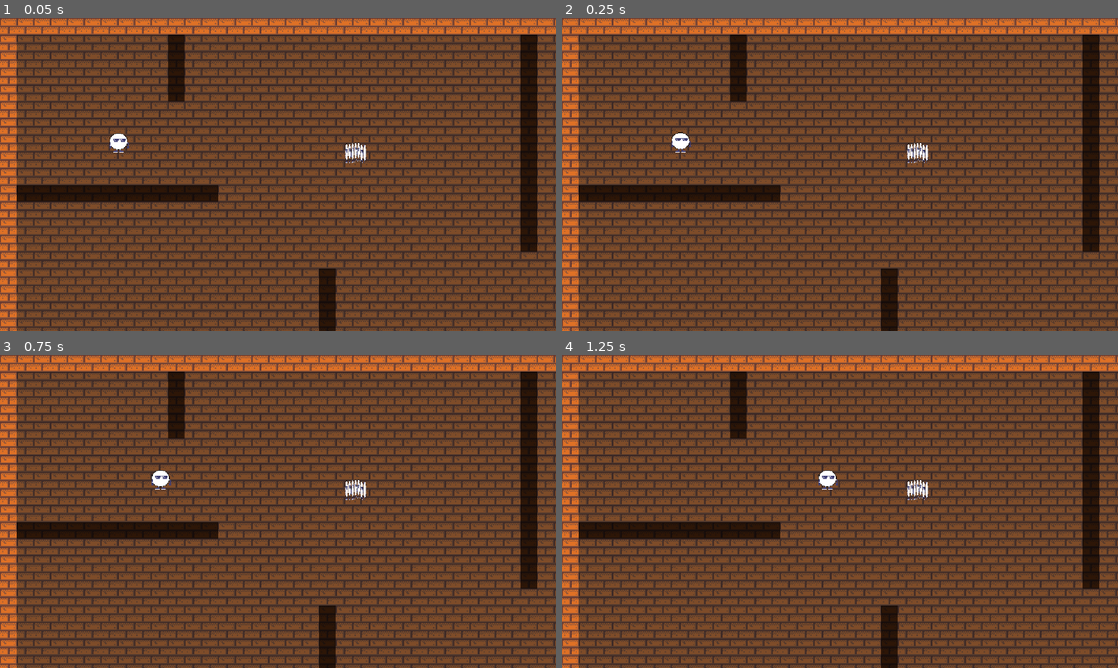
Above: before the commit, frames 1-4 (two rows, left to right).
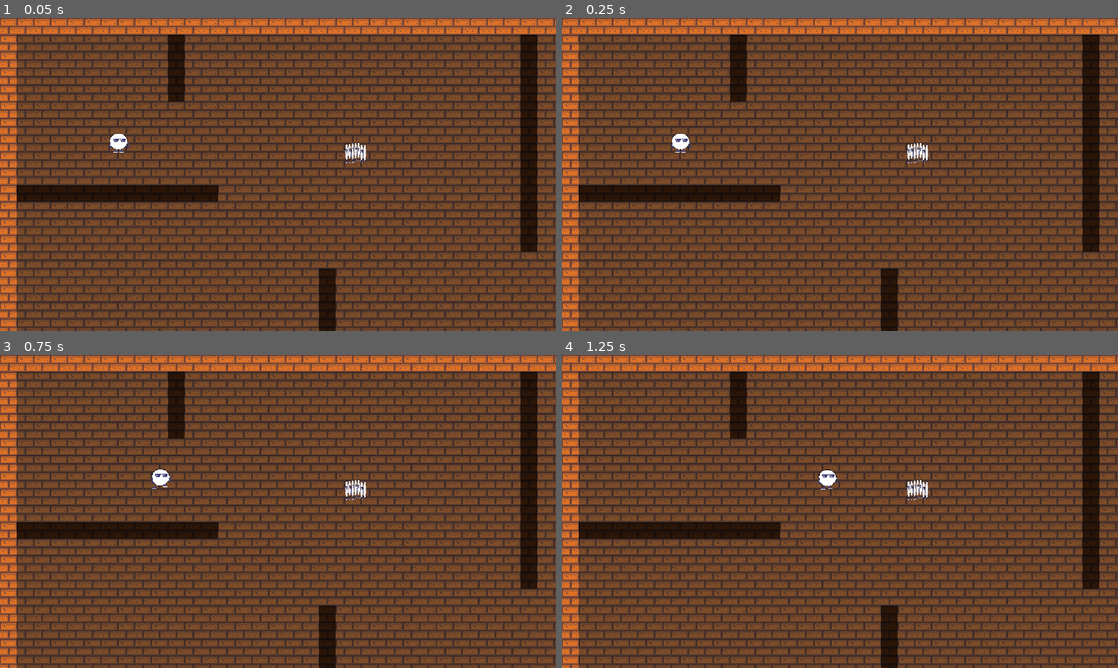
Above: after the commit, the same moments.

Repository: eduardo-kurek/MageMaze
Game: Godot game, scene res://world.tscn
The game is run twice, just before and just after one commit, with the same random seed, the same clock (stepped at 60 frames per second) and the same inputs.
Inputs:
- Up to frame 1 (0.05 s): no input
- Up to frame 2 (0.25 s): no input
- Up to frame 3 (0.75 s): hold D (move_right) from 0.53 s (still down)
- Up to frame 4 (1.25 s): keep holding D (move_right)

Frame 1 is identical in both runs. In frame 2, less than 0.1% of the frame differs, in the area x 19-24%, y 36-43%; in frame 3, 0.1%, in the area x 27-31%, y 36-44%; in frame 4, less than 0.1%.

Commit message:
Adiciona animações

Diff:
--- /dev/null
+++ b/core/common/AnimationHandle.gd
@@ -0,0 +1,2 @@
+class_name AnimationHandle
+extends RefCounted
--- /dev/null
+++ b/core/common/AnimationRequest.gd
@@ -0,0 +1,6 @@
+class_name AnimationRequest
+extends Resource
+
+@export var anim: StringName
+@export var priority: int
+@export var facing: Vector2
--- /dev/null
+++ b/core/common/LocomotionAnimator.gd
@@ -0,0 +1,36 @@
+class_name LocomotionAnimator
+extends Node
+
+@export var idle: AnimationRequest
+@export var walk: AnimationRequest
+
+var _idle_handle: AnimationHandle
+var _walk_handle: AnimationHandle
+var _move: MoveController
+var _anim: AnimationController
+
+func _ready() -> void:
+	var actor := get_parent()
+	_move = NodeFinder.find_child_of_type(actor, MoveController) as MoveController
+	_anim = NodeFinder.find_child_of_type(actor, AnimationController) as AnimationController
+	if _move == null or _anim == null:
+		push_error("LocomotionAnimator precisa de MoveController e AnimationController no ator")
+		return
+
+	_idle_handle = _anim.request_animation(idle)
+	_move.moving_changed.connect(_on_moving_changed)
+	_move.facing_changed.connect(_on_facing_changed)
+
+func _on_moving_changed(is_moving: bool) -> void:
+	if is_moving:
+		_walk_handle = _anim.request_animation(walk)
+	else:
+		_anim.release_animation(_walk_handle)
+		_walk_handle = null
+
+func _on_facing_changed(facing: Vector2) -> void:
+	idle.facing = facing
+	walk.facing = facing
+	_anim.update_animation(_idle_handle)
+	if _move.is_moving:
+		_anim.update_animation(_walk_handle)
--- /dev/null
+++ b/core/controllers/AnimationController.gd
@@ -0,0 +1,52 @@
+class_name AnimationController
+extends Node
+
+@export var animated_sprite: AnimatedSprite2D
+
+var _requests: Dictionary = {}
+var _last_facing := Vector2.DOWN
+
+func request_animation(request: AnimationRequest) -> AnimationHandle:
+	var handle := AnimationHandle.new()
+	_requests[handle] = request
+	_refresh()
+	return handle
+
+func release_animation(handle: AnimationHandle) -> void:
+	if _requests.erase(handle):
+		_refresh()
+
+func update_animation(handle: AnimationHandle) -> void:
+	if _requests.has(handle):
+		_refresh()
+
+func _refresh() -> void:
+	var best: AnimationRequest = null
+	for r: AnimationRequest in _requests.values():
+		if best == null or r.priority > best.priority:
+			best = r
+	if best == null:
+		return
+
+	var facing := best.facing
+	if facing == Vector2.ZERO:
+		facing = _facing_from_requests()
+	if facing != Vector2.ZERO:
+		_last_facing = facing
+
+	_play(best.anim, _last_facing)
+
+func _facing_from_requests() -> Vector2:
+	var found: AnimationRequest = null
+	for r: AnimationRequest in _requests.values():
+		if r.facing != Vector2.ZERO and (found == null or r.priority > found.priority):
+			found = r
+	return found.facing if found else Vector2.ZERO
+
+func _play(anim: StringName, facing: Vector2) -> void:
+	if animated_sprite == null:
+		return
+	if absf(facing.x) > 0.01:
+		animated_sprite.flip_h = facing.x < 0.0
+	if animated_sprite.animation != anim or not animated_sprite.is_playing():
+		animated_sprite.play(anim)
--- a/core/controllers/MoveController.gd
+++ b/core/controllers/MoveController.gd
@@ -1,9 +1,15 @@
 class_name MoveController
 extends Node
+
+signal moving_changed(is_moving: bool)
+signal facing_changed(facing: Vector2)
 
 @export var body: CharacterBody2D
 
 var _requested := Vector2.ZERO
+var last_velocity := Vector2.ZERO
+var facing := Vector2.DOWN
+var is_moving := false
 
 func _ready() -> void:
 	if body == null:
@@ -15,4 +21,19 @@
 func _physics_process(_delta: float) -> void:
 	body.velocity = _requested
 	body.move_and_slide()
+	last_velocity = body.velocity
 	_requested = Vector2.ZERO
+	_update_state()
+
+func _update_state() -> void:
+	var moving := last_velocity.length_squared() > 1.0
+
+	if moving:
+		var new_facing := last_velocity.normalized()
+		if new_facing != facing:
+			facing = new_facing
+			facing_changed.emit(facing)
+
+	if moving != is_moving:
+		is_moving = moving
+		moving_changed.emit(is_moving)
--- /dev/null
+++ b/core/state/actions/AnimationAction.gd
@@ -0,0 +1,19 @@
+class_name AnimationAction
+extends StateAction
+
+@export var anim_request: AnimationRequest
+
+var _controller: AnimationController
+var _anim_handle: AnimationHandle
+
+func enter(ctx: StateContext) -> void:
+	_controller = NodeFinder.find_child_of_type(ctx.actor, AnimationController) as AnimationController
+	if _controller == null:
+		push_error("AnimationAction: o ator '%s' não tem um AnimationController" % ctx.actor.name)
+		return
+	_anim_handle = _controller.request_animation(anim_request)
+
+func exit(_ctx: StateContext) -> void:
+	if _controller:
+		_controller.release_animation(_anim_handle)
+		_controller = null
--- a/core/state/actions/StateMachineAction.gd
+++ b/core/state/actions/StateMachineAction.gd
@@ -7,8 +7,7 @@
 
 func enter(ctx: StateContext) -> void:
 	_core = StateMachineCore.new(states)
-	if not _core.start(ctx.actor):
-		_core = null
+	_core.start(ctx.actor)
 
 func update_physics(ctx: StateContext) -> void:
 	if _core:
--- a/entities/player/player.tscn
+++ b/entities/player/player.tscn
@@ -7,7 +7,13 @@
 [ext_resource type="Script" uid="uid://cadihsa6qdpbj" path="res://core/common/InputDirection.gd" id="5_bectd"]
 [ext_resource type="Script" uid="uid://ds5aggrivb5eg" path="res://core/state/actions/MoveAction.gd" id="6_wvtmh"]
 [ext_resource type="Script" uid="uid://ehhslnrkele0" path="res://core/state/StateTransition.gd" id="7_7thud"]
+[ext_resource type="Script" uid="uid://dhrklmobo1t1" path="res://core/state/actions/StateMachineAction.gd" id="7_a1qjk"]
 [ext_resource type="Script" uid="uid://ctoa6d7cvygfe" path="res://core/controllers/MoveController.gd" id="8_26q78"]
+[ext_resource type="Script" uid="uid://c4u3kijhme7gd" path="res://core/controllers/AnimationController.gd" id="9_bectd"]
+[ext_resource type="Script" uid="uid://hkiqu4n01nkp" path="res://core/state/conditions/TimerCondition.gd" id="9_j3ovn"]
+[ext_resource type="Script" uid="uid://cpne6afdjbl4f" path="res://core/state/actions/AnimationAction.gd" id="10_afbqv"]
+[ext_resource type="Script" uid="uid://7jkgba2rb85e" path="res://core/common/LocomotionAnimator.gd" id="13_j3ovn"]
+[ext_resource type="Script" uid="uid://cy5lq46huhoy4" path="res://core/common/AnimationRequest.gd" id="14_afbqv"]
 
 [sub_resource type="RectangleShape2D" id="RectangleShape2D_rkbax"]
 
@@ -18,6 +24,10 @@
 [sub_resource type="AtlasTexture" id="AtlasTexture_g1dw6"]
 atlas = ExtResource("2_rkbax")
 region = Rect2(32, 0, 32, 33)
+
+[sub_resource type="AtlasTexture" id="AtlasTexture_bectd"]
+atlas = ExtResource("2_rkbax")
+region = Rect2(192, 0, 32, 32)
 
 [sub_resource type="AtlasTexture" id="AtlasTexture_yw30f"]
 atlas = ExtResource("2_rkbax")
@@ -46,6 +56,14 @@
 }, {
 "frames": [{
 "duration": 1.0,
+"texture": SubResource("AtlasTexture_bectd")
+}],
+"loop": 1,
+"name": &"shoot",
+"speed": 5.0
+}, {
+"frames": [{
+"duration": 1.0,
 "texture": SubResource("AtlasTexture_yw30f")
 }, {
 "duration": 1.0,
@@ -58,7 +76,7 @@
 "texture": SubResource("AtlasTexture_qjkh3")
 }],
 "loop": 1,
-"name": &"run",
+"name": &"walk",
 "speed": 7.0
 }]
 
@@ -71,11 +89,73 @@
 direction = SubResource("Resource_26q78")
 metadata/_custom_type_script = "uid://ds5aggrivb5eg"
 
+[sub_resource type="Resource" id="Resource_j3ovn"]
+script = ExtResource("9_j3ovn")
+seconds = 2.0
+metadata/_custom_type_script = "uid://hkiqu4n01nkp"
+
+[sub_resource type="Resource" id="Resource_a1qjk"]
+script = ExtResource("7_7thud")
+condition = SubResource("Resource_j3ovn")
+target_state = &"shooting"
+metadata/_custom_type_script = "uid://ehhslnrkele0"
+
+[sub_resource type="Resource" id="Resource_7thud"]
+script = ExtResource("3_qiwj3")
+id = &"idle"
+transitions = Array[ExtResource("7_7thud")]([SubResource("Resource_a1qjk")])
+metadata/_custom_type_script = "uid://ch3munoyympvj"
+
+[sub_resource type="Resource" id="Resource_afbqv"]
+script = ExtResource("14_afbqv")
+anim = &"shoot"
+priority = 2
+metadata/_custom_type_script = "uid://cy5lq46huhoy4"
+
+[sub_resource type="Resource" id="Resource_gx6sm"]
+script = ExtResource("10_afbqv")
+anim_request = SubResource("Resource_afbqv")
+metadata/_custom_type_script = "uid://cpne6afdjbl4f"
+
+[sub_resource type="Resource" id="Resource_3wlsy"]
+script = ExtResource("9_j3ovn")
+seconds = 2.0
+metadata/_custom_type_script = "uid://hkiqu4n01nkp"
+
+[sub_resource type="Resource" id="Resource_yqrof"]
+script = ExtResource("7_7thud")
+condition = SubResource("Resource_3wlsy")
+target_state = &"idle"
+metadata/_custom_type_script = "uid://ehhslnrkele0"
+
+[sub_resource type="Resource" id="Resource_mtric"]
+script = ExtResource("3_qiwj3")
+id = &"shooting"
+actions = Array[ExtResource("4_26q78")]([SubResource("Resource_gx6sm")])
+transitions = Array[ExtResource("7_7thud")]([SubResource("Resource_yqrof")])
+metadata/_custom_type_script = "uid://ch3munoyympvj"
+
+[sub_resource type="Resource" id="Resource_wvtmh"]
+script = ExtResource("7_a1qjk")
+states = Array[ExtResource("3_qiwj3")]([SubResource("Resource_7thud"), SubResource("Resource_mtric")])
+metadata/_custom_type_script = "uid://dhrklmobo1t1"
+
 [sub_resource type="Resource" id="Resource_sglur"]
 script = ExtResource("3_qiwj3")
 id = &"playing"
-actions = Array[ExtResource("4_26q78")]([SubResource("Resource_fkugw")])
+actions = Array[ExtResource("4_26q78")]([SubResource("Resource_fkugw"), SubResource("Resource_wvtmh")])
 metadata/_custom_type_script = "uid://ch3munoyympvj"
+
+[sub_resource type="Resource" id="Resource_b2kln"]
+script = ExtResource("14_afbqv")
+anim = &"idle"
+metadata/_custom_type_script = "uid://cy5lq46huhoy4"
+
+[sub_resource type="Resource" id="Resource_we0b7"]
+script = ExtResource("14_afbqv")
+anim = &"walk"
+priority = 1
+metadata/_custom_type_script = "uid://cy5lq46huhoy4"
 
 [node name="Player" type="CharacterBody2D" unique_id=1005058334 groups=["enemy_target"]]
 collision_layer = 2
@@ -88,9 +168,8 @@
 position = Vector2(-1.4305115e-06, 0)
 scale = Vector2(0.625, 0.6060606)
 sprite_frames = SubResource("SpriteFrames_rkbax")
-animation = &"idle"
+animation = &"shoot"
 autoplay = "idle"
-frame_progress = 0.5211623
 
 [node name="StateMachine" type="Node" parent="." unique_id=2102431705]
 script = ExtResource("2_abrql")
@@ -101,3 +180,14 @@
 script = ExtResource("8_26q78")
 body = NodePath("..")
 metadata/_custom_type_script = "uid://ctoa6d7cvygfe"
+
+[node name="AnimationController" type="Node" parent="." unique_id=199877408 node_paths=PackedStringArray("animated_sprite")]
+script = ExtResource("9_bectd")
+animated_sprite = NodePath("../AnimatedSprite2D")
+metadata/_custom_type_script = "uid://c4u3kijhme7gd"
+
+[node name="LocomotionAnimator" type="Node" parent="." unique_id=1729296050]
+script = ExtResource("13_j3ovn")
+idle = SubResource("Resource_b2kln")
+walk = SubResource("Resource_we0b7")
+metadata/_custom_type_script = "uid://7jkgba2rb85e"
Not shown, added: core/common/AnimationHandle.gd.uid
Not shown, added: core/common/AnimationRequest.gd.uid
Not shown, added: core/common/LocomotionAnimator.gd.uid
Not shown, added: core/controllers/AnimationController.gd.uid
Not shown, added: core/state/actions/AnimationAction.gd.uid
